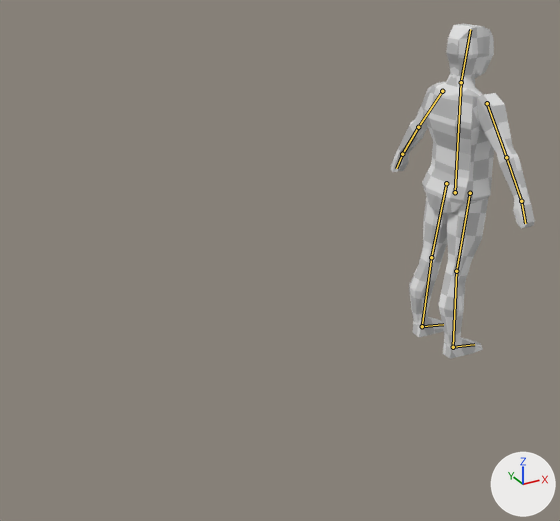
A saved change to the Blender file wd/models/attacker modelling/attacker.blend.
One viewpoint serves both versions: a camera (50 mm lens) standing at (-2.72, -3.0, 2.25) and looking at (-1.11, -0.07, 0.78). The axes (+X, +Y, +Z) are drawn at lower right. The lights are the same throughout. The bones that bend it are drawn over the model as lines.

In view in the first picture: 'attacker'.
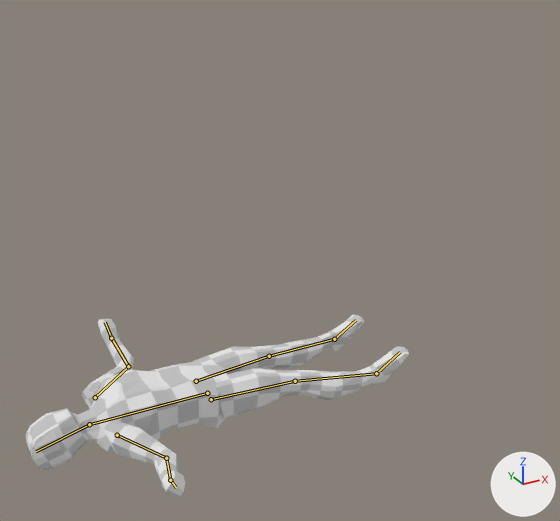
The newer file adds an action. The first version stands in its rest pose; the second is drawn at frame 16 of the action 'death'.

The edits, one by one:
Bone 'torso' (bone_torso) moves from (0.0, 0.0, 0.0) to (-1.505, -0.723, 0.0).
Bone 'torso' (bone_torso) turns from (0, 0, 0) to (0, 0, 86) degrees about its own x, y and z.
Bone 'head' (bone_head) turns from (0, 0, 0) to (0, 0, 24) degrees about its own x, y and z.
Bone 'upperarm.l' (bone_upperarm_l) turns from (0, 0, 0) to (1, -32, -6) degrees about its own x, y and z.
Bone 'lowerarm.l' (bone_lowerarm_l) turns from (0, 0, 0) to (37, -15, -61) degrees about its own x, y and z.
Bone 'upperleg.l' (bone_upperleg_l) turns from (0, 0, 0) to (4, 0, -11) degrees about its own x, y and z.
Bone 'lowerleg.l' (bone_lowerleg_l) turns from (0, 0, 0) to (0, 1, 13) degrees about its own x, y and z.
Bone 'foot.l' (bone_foot_l) turns from (0, 0, 0) to (-1, 0, 44) degrees about its own x, y and z.
Bone 'upperarm.r' (bone_upperarm_r) turns from (0, 0, 0) to (27, 18, 11) degrees about its own x, y and z.
Bone 'lowerarm.r' (bone_lowerarm_r) turns from (0, 0, 0) to (37, 13, 43) degrees about its own x, y and z.
Bone 'upperleg.r' (bone_upperleg_r) turns from (0, 0, 0) to (5, 0, 11) degrees about its own x, y and z.
Bone 'lowerleg.r' (bone_lowerleg_r) turns from (0, 0, 0) to (0, -1, -14) degrees about its own x, y and z.
Bone 'foot.r' (bone_foot_r) turns from (0, 0, 0) to (0, 0, -37) degrees about its own x, y and z.

What differs and where, as boxes (x1, y1, x2, y2) in the pictures (560 x 521 px):
'attacker', posed (166% wider, 45% shorter): before (391, 24, 535, 359); after (25, 315, 409, 498)
bone 'torso', root to tip: before (455, 192) to (461, 82); after (207, 393) to (89, 424)
bone 'head', root to tip: before (461, 82) to (470, 29); after (89, 424) to (36, 451)
bone 'upperarm.l', root to tip: before (442, 91) to (418, 127); after (95, 397) to (128, 366)
bone 'lowerarm.l', root to tip: before (418, 127) to (402, 154); after (128, 366) to (111, 338)
bone 'upperleg.l', root to tip: before (446, 183) to (431, 257); after (196, 381) to (269, 356)
bone 'lowerleg.l', root to tip: before (431, 257) to (422, 326); after (269, 356) to (334, 339)
bone 'foot.l', root to tip: before (422, 326) to (443, 324); after (334, 339) to (356, 320)
bone 'upperarm.r', root to tip: before (487, 103) to (506, 157); after (117, 435) to (166, 458)
bone 'lowerarm.r', root to tip: before (506, 157) to (521, 201); after (166, 458) to (170, 480)
bone 'upperleg.r', root to tip: before (470, 193) to (456, 271); after (211, 399) to (295, 381)
bone 'lowerleg.r', root to tip: before (456, 271) to (453, 347); after (295, 381) to (376, 373)
bone 'foot.r', root to tip: before (453, 347) to (474, 344); after (376, 373) to (400, 352)
